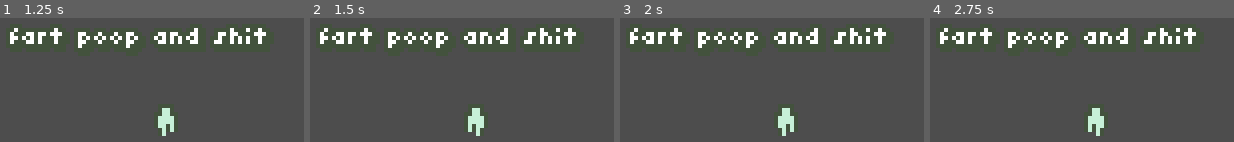
Above: before the commit, frames 1-4 (left to right).
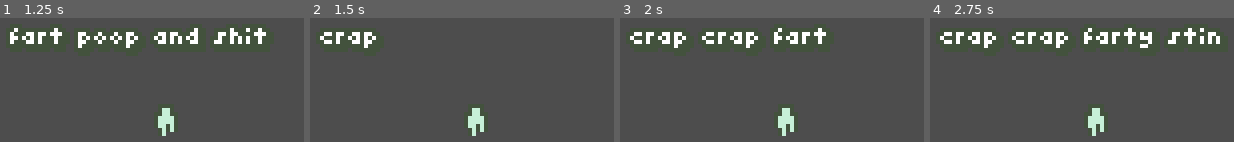
Above: after the commit, the same moments.

Repository: kaiakairos/nokia-jam2024
Game: Godot game, scene res://main_scenes/test/test_level.tscn
Same seed, same stepped clock (60 frames per second), same inputs: the game is played once before the commit and once after it. The project has no main scene, so this scene is started directly.
Inputs:
- Up to frame 1 (1.25 s): tap Enter at 0.5 s; hold Right (moveRIGHT) from 0.53 s (still down); tap Z (interact, bound only after the commit) at 0.6 s
- Up to frame 2 (1.5 s): tap Space at 1.25 s; release Right (moveRIGHT) at 1.28 s; hold Down (moveDOWN) from 1.28 s (still down); tap Z (interact, bound only after the commit) at 1.35 s
- Up to frame 3 (2 s): keep holding Down (moveDOWN)
- Up to frame 4 (2.75 s): release Down (moveDOWN) at 2.03 s; hold Right (moveRIGHT) from 2.03 s (still down); tap Z (interact, bound only after the commit) at 2.1 s

Frame 1 is identical in both runs. In frame 2, 3.9% of the frame differs, in the area x 3-88%, y 8-96%; in frame 3, 3.9%; in frame 4, 4.6%, in the area x 3-96%, y 8-96%.

Commit message:
Basic Dialogue System
shuold allow me to code events in between dialogue

Diff:
--- /dev/null
+++ b/autoload/DialogueTrees.gd
@@ -0,0 +1,10 @@
+extends Node
+
+
+## WRITE GAME DIALOGUE CODES IN HERE ##
+
+func poop():
+	await Global.runDialogue("crap crap fart")
+	await Global.runDialogue("crap crap farty stink")
+	await Global.runDialogue("yep",1.0,true)
+	return
--- a/autoload/Global.gd
+++ b/autoload/Global.gd
@@ -3,5 +3,6 @@
 var player : Player = null
 
 
-func runDialogue():
-	pass
+func runDialogue(text:String,delay:float=0.02,endOfDialogue:bool=false):
+	await player.say(text,delay,endOfDialogue)
+	return
--- a/main_scenes/test/test_level.tscn
+++ b/main_scenes/test/test_level.tscn
@@ -1,10 +1,14 @@
-[gd_scene load_steps=4 format=3 uid="uid://b1o53r21lbqim"]
+[gd_scene load_steps=6 format=3 uid="uid://b1o53r21lbqim"]
 
 [ext_resource type="PackedScene" uid="uid://coesb8yvkvpq2" path="res://object_scenes/player/player.tscn" id="1_53bfd"]
 [ext_resource type="PackedScene" uid="uid://sf5w8pseayko" path="res://object_scenes/cameraShifter/camera_shift_area.tscn" id="2_jf2ea"]
+[ext_resource type="PackedScene" uid="uid://d3wkrr8khtbxe" path="res://object_scenes/interactable/interactable.tscn" id="3_3eqws"]
 
 [sub_resource type="RectangleShape2D" id="RectangleShape2D_uxxal"]
 size = Vector2(20, 42)
+
+[sub_resource type="CircleShape2D" id="CircleShape2D_petru"]
+radius = 13.0384
 
 [node name="TestLevel" type="Node2D"]
 
@@ -18,3 +22,10 @@
 [node name="CollisionShape2D" type="CollisionShape2D" parent="CameraShiftArea"]
 position = Vector2(0, -11)
 shape = SubResource("RectangleShape2D_uxxal")
+
+[node name="Interactable" parent="." instance=ExtResource("3_3eqws")]
+position = Vector2(83, 37)
+treeFunction = "poop"
+
+[node name="CollisionShape2D" type="CollisionShape2D" parent="Interactable"]
+shape = SubResource("CircleShape2D_petru")
--- /dev/null
+++ b/object_scenes/interactable/interactable.gd
@@ -0,0 +1,30 @@
+extends Area2D
+class_name Interactable
+
+@export var originSetWhenInteracting : Vector2 = Vector2.ZERO
+@export var treeFunction :String = ""
+
+func _ready():
+	set_process(false)
+
+func _process(delta):
+
+	if !is_instance_valid(Global.player):
+		return
+
+	Global.player.newOrigin = originSetWhenInteracting
+	Global.player.originTicks = 3
+
+func runCast():
+
+	if !DialogueTrees.has_method(treeFunction):
+		print_debug("WARNING: I DO NOT HAVE A CORRECT DIALOGUE TREE: " + str(self))
+		return
+
+	if originSetWhenInteracting != Vector2.ZERO:
+		set_process(true)
+
+	var callable = Callable(DialogueTrees, treeFunction)
+
+	await callable.call()
+	set_process(false)
--- /dev/null
+++ b/object_scenes/interactable/interactable.tscn
@@ -0,0 +1,9 @@
+[gd_scene load_steps=2 format=3 uid="uid://d3wkrr8khtbxe"]
+
+[ext_resource type="Script" path="res://object_scenes/interactable/interactable.gd" id="1_65dxf"]
+
+[node name="Interactable" type="Area2D"]
+collision_layer = 4
+collision_mask = 0
+monitoring = false
+script = ExtResource("1_65dxf")
--- a/object_scenes/player/player.gd
+++ b/object_scenes/player/player.gd
@@ -1,5 +1,7 @@
 extends CharacterBody2D
 class_name Player
+
+var isInDialogue : bool = false
 
 var walkTick := 0
 const SPEED = 1600
@@ -7,16 +9,24 @@
 @onready var sprite = $sprite
 @onready var camera = $CameraOrigin/Camera2D
 @onready var camOrigin = $CameraOrigin
+@onready var interactCast = $InteractCast
+@onready var dialogueText = $CameraOrigin/Camera2D/Label
 
 var newOrigin : Vector2 = Vector2.ZERO
 var originTicks : int = 0
+
+signal pressedContinue
 
 func _ready():
 	Global.player = self
 
 
 func _process(delta):
-	playerMovement(delta)
+
+	interacting()
+
+	if !isInDialogue:
+		playerMovement(delta)
 
 	if originTicks > 0:
 		originTicks -= 1
@@ -40,10 +50,53 @@
 		walkTick += 1
 		if walkTick % 10 == 0:
 			sprite.flip_h = !sprite.flip_h
+
+		interactCast.target_position = dir.normalized() * 5
+
 	else:
 		walkTick = 0
 
 	move_and_slide()
 
-func shiftCameraOrigin(newPos):
+func interacting():
+
+	if Input.is_action_just_pressed("interact"):
+
+		if isInDialogue:
+			emit_signal("pressedContinue")
+			return
+
+		if interactCast.is_colliding():
+			if interactCast.get_collider() is Interactable:
+				interactCast.get_collider().runCast()
+
+
+
+func shiftCameraOrigin(newPos:Vector2):
 	camOrigin.position = lerp(camOrigin.position,newPos,0.1)
+
+func say(text:String,delay:float=0.02,endOfDialogue:bool=false):
+
+	isInDialogue = true
+
+	dialogueText.visible_characters = 0
+	dialogueText.text = text
+
+	if delay == 0:
+		dialogueText.visible_characters = -1
+
+		await pressedContinue
+		if endOfDialogue:
+			dialogueText.text = ""
+			isInDialogue = false
+		return
+
+	for i in range(text.length()):
+		dialogueText.visible_characters += 1
+		await get_tree().create_timer(delay).timeout
+
+	await pressedContinue
+	if endOfDialogue:
+		dialogueText.text = ""
+		isInDialogue = false
+	return
--- a/object_scenes/player/player.tscn
+++ b/object_scenes/player/player.tscn
@@ -40,4 +40,12 @@
 text = "fart poop and shit"
 label_settings = SubResource("LabelSettings_t8gys")
 autowrap_mode = 2
+visible_characters = 19
 visible_characters_behavior = 1
+visible_ratio = 1.05556
+
+[node name="InteractCast" type="RayCast2D" parent="."]
+target_position = Vector2(0, 5)
+collision_mask = 4
+collide_with_areas = true
+collide_with_bodies = false
--- a/project.godot
+++ b/project.godot
@@ -17,6 +17,7 @@
 [autoload]
 
 Global="*res://autoload/Global.gd"
+DialogueTrees="*res://autoload/DialogueTrees.gd"
 
 [display]
 
@@ -59,6 +60,17 @@
 "events": [Object(InputEventKey,"resource_local_to_scene":false,"resource_name":"","device":-1,"window_id":0,"alt_press …(182 unchanged characters)…
 ]
 }
+interact={
+"deadzone": 0.5,
+"events": [Object(InputEventKey,"resource_local_to_scene":false,"resource_name":"","device":-1,"window_id":0,"alt_pressed":false,"shift_pressed":false,"ctrl_pressed":false,"meta_pressed":false,"pressed":false,"keycode":0,"physical_keycode":90,"key_label":0,"unicode":122,"echo":false,"script":null)
+]
+}
+
+[layer_names]
+
+2d_physics/layer_1="environment"
+2d_physics/layer_2="player"
+2d_physics/layer_3="interactable"
 
 [rendering]
 
